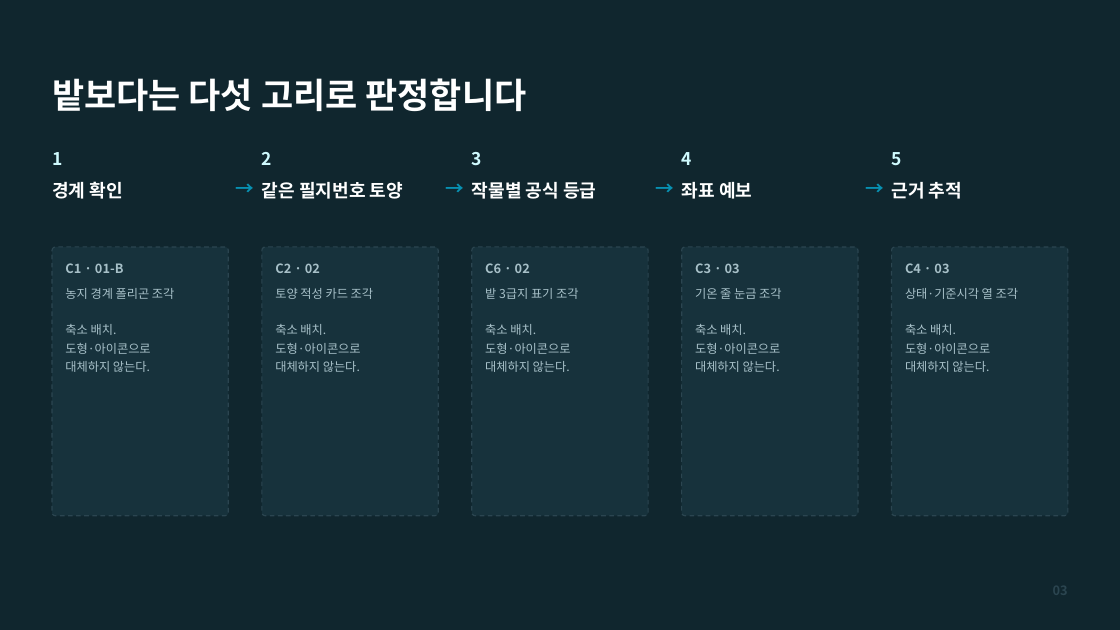
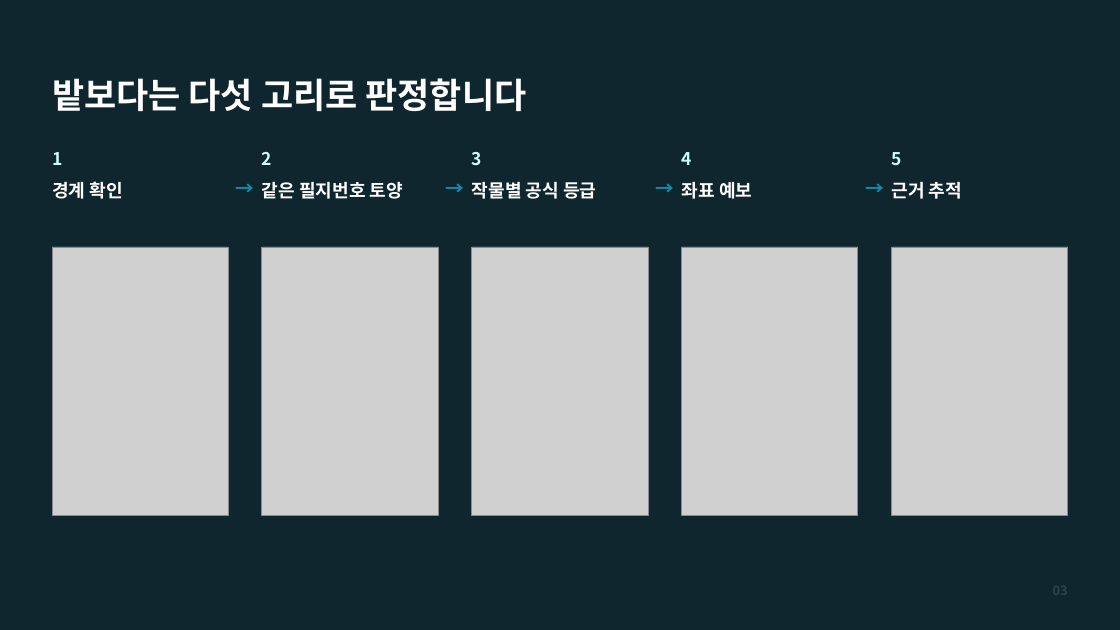
Before and after one commit to kzming2007/batboda, a slide deck: slide 3 of 발표/20260805_밭보다_본선발표_v2.pptx. Drawn at 1120x630 pixels with LibreOffice and Linux fonts; fonts in the diff are those of the drawing; grey boxes stand for pictures. Boxes give left, top, right and bottom in pixels: in the first picture for what was removed or moved away, otherwise in the second. Text is boxed around its words. In the diff, an @@ line names an element or a change of style, - is before the commit and + after.

```diff
--- a/발표/20260805_밭보다_본선발표_v2.pptx
+++ b/발표/20260805_밭보다_본선발표_v2.pptx
@@ rounded rectangle removed at (x1=52, y1=247, x2=229, y2=516) @@
@@ picture added at (x1=52, y1=247, x2=229, y2=516) @@
@@ text removed at (x1=65, y1=263, x2=124, y2=273) @@
-C1 · 01-B
@@ rounded rectangle removed at (x1=262, y1=247, x2=439, y2=516) @@
@@ picture added at (x1=262, y1=247, x2=439, y2=516) @@
@@ text removed at (x1=275, y1=263, x2=320, y2=273) @@
-C2 · 02
@@ rounded rectangle removed at (x1=472, y1=247, x2=649, y2=516) @@
@@ picture added at (x1=472, y1=247, x2=649, y2=516) @@
@@ text removed at (x1=485, y1=263, x2=530, y2=273) @@
-C6 · 02
@@ rounded rectangle removed at (x1=682, y1=247, x2=859, y2=516) @@
@@ picture added at (x1=682, y1=247, x2=859, y2=516) @@
@@ text removed at (x1=695, y1=263, x2=740, y2=273) @@
-C3 · 03
@@ rounded rectangle removed at (x1=891, y1=247, x2=1068, y2=516) @@
@@ picture added at (x1=891, y1=247, x2=1068, y2=516) @@
@@ text removed at (x1=905, y1=263, x2=949, y2=273) @@
-C4 · 03
@@ text removed at (x1=65, y1=288, x2=174, y2=372) @@
-농지 경계 폴리곤 조각
-축소 배치.
-도형·아이콘으로
-대체하지 않는다.
@@ text removed at (x1=275, y1=288, x2=373, y2=372) @@
-토양 적성 카드 조각
-축소 배치.
-도형·아이콘으로
-대체하지 않는다.
@@ text removed at (x1=485, y1=288, x2=578, y2=372) @@
-밭 3급지 표기 조각
-축소 배치.
-도형·아이콘으로
-대체하지 않는다.
@@ text removed at (x1=695, y1=288, x2=781, y2=372) @@
-기온 줄 눈금 조각
-축소 배치.
-도형·아이콘으로
-대체하지 않는다.
@@ text removed at (x1=905, y1=288, x2=1018, y2=372) @@
-상태·기준시각 열 조각
-축소 배치.
-도형·아이콘으로
-대체하지 않는다.
```
Also in this commit, not shown: 1 other file.
